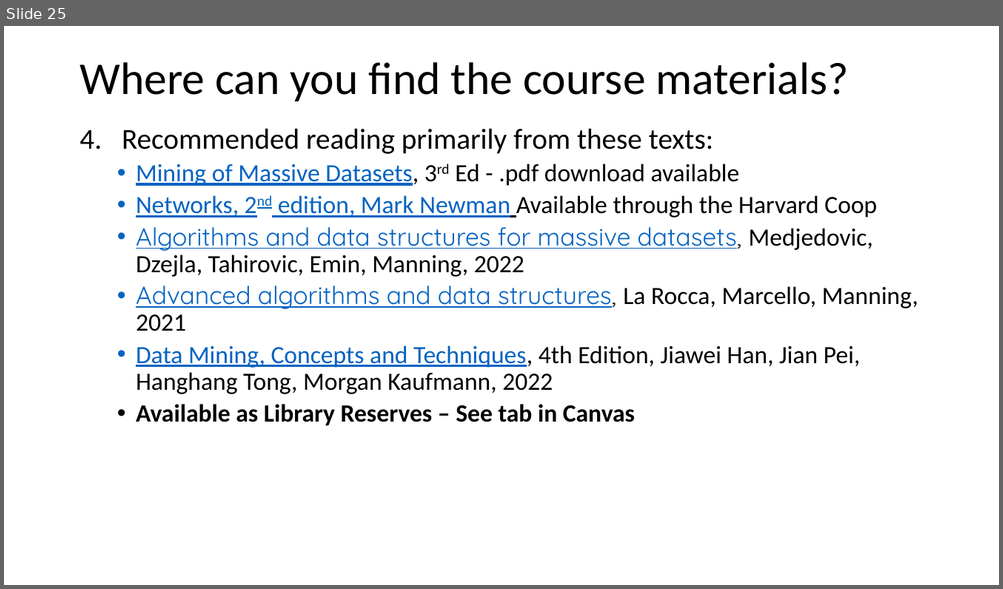
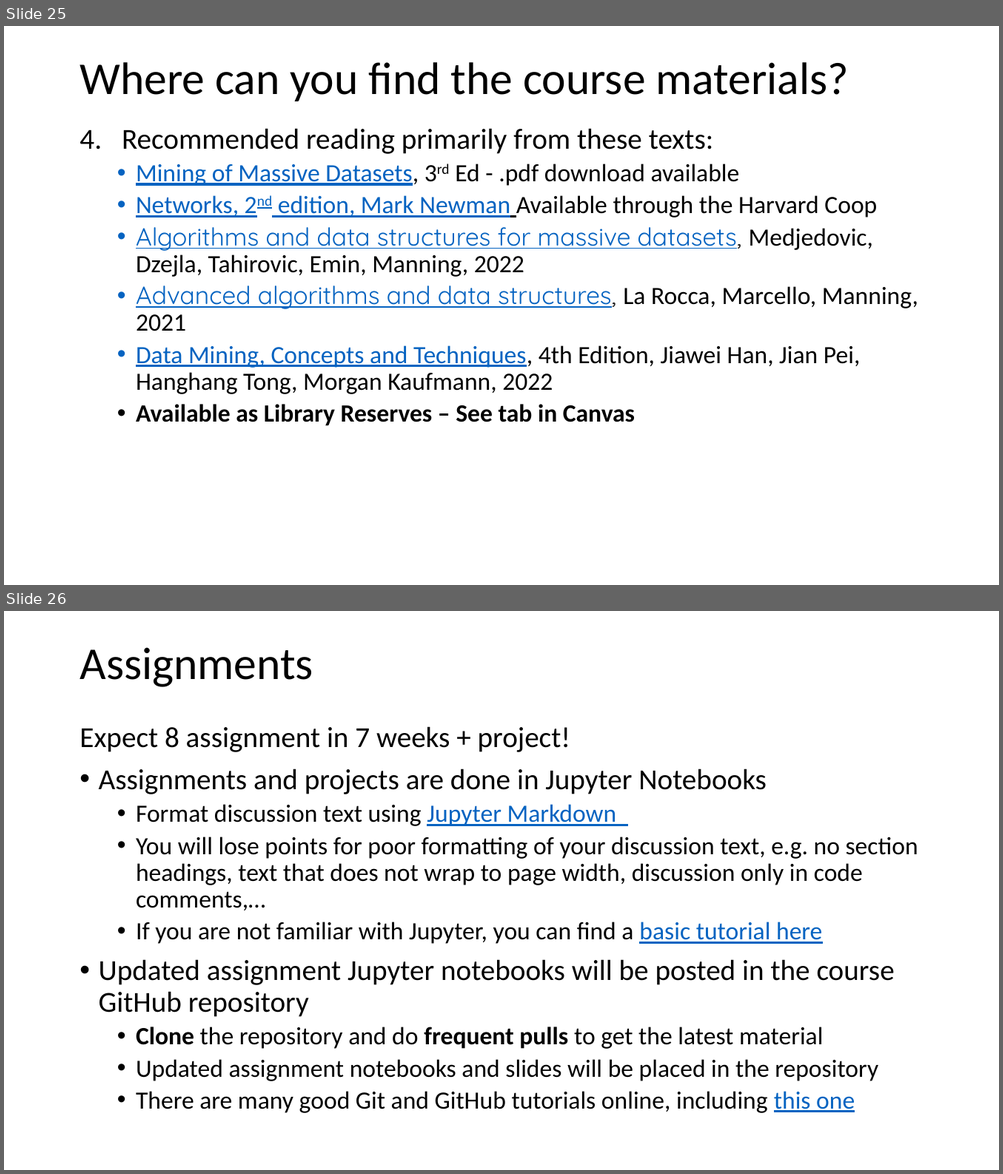
Before and after one commit to jonahneu/CSCI-E-108, a slide deck: slides/1_Introduction.pptx. Shown one above the other, each under a label of ours: slide 25 before the commit, slides 25 and 26 after it. The pictures are 1003x589 and 1003x1174 pixels, drawn with LibreOffice and Linux fonts; fonts in the diff are those of the drawing. Boxes give left, top, right and bottom in pixels: in the first picture for what was removed or moved away, otherwise in the second. Text is boxed around its words. In the diff, an @@ line names an element or a change of style, - is before the commit and + after.

Commit message:
Added slide on role of LLMs and assignments

```diff
--- a/slides/1_Introduction.pptx
+++ b/slides/1_Introduction.pptx
@@ slide 26 added at bbox=[4, 611, 999, 1170], background #FFFFFF @@
@@ text added at bbox=[79, 647, 313, 687], 44 pt, text #000000 @@
+Assignments
@@ text added at bbox=[79, 726, 918, 1113], 24 pt, text #000000 @@
+Expect 8 assignment in 7 weeks + project!
+• Assignments and projects are done in Jupyter Notebooks
+  • Format discussion text using Jupyter Markdown
+  • You will lose points for poor formatting of your discussion text, e.g. no section headings, text that does not wrap to page width, discussion only in code comments,…
+  • If you are not familiar with Jupyter, you can find a basic tutorial here
+• Updated assignment Jupyter notebooks will be posted in the course GitHub repository
+  • Clone the repository and do frequent pulls to get the latest material
+  • Updated assignment notebooks and slides will be placed in the repository
+  • There are many good Git and GitHub tutorials online, including this one
```
Also in this commit, not shown: 3 slides changed, 1 other slide added.
